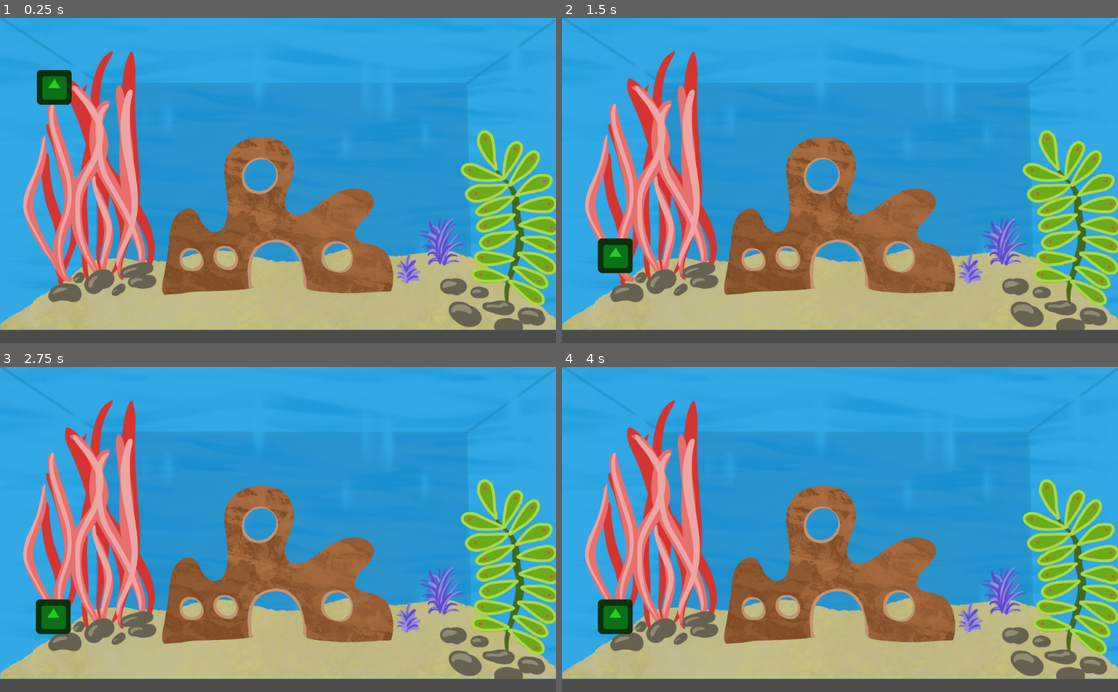
Above: before the commit, frames 1-4 (two rows, left to right).
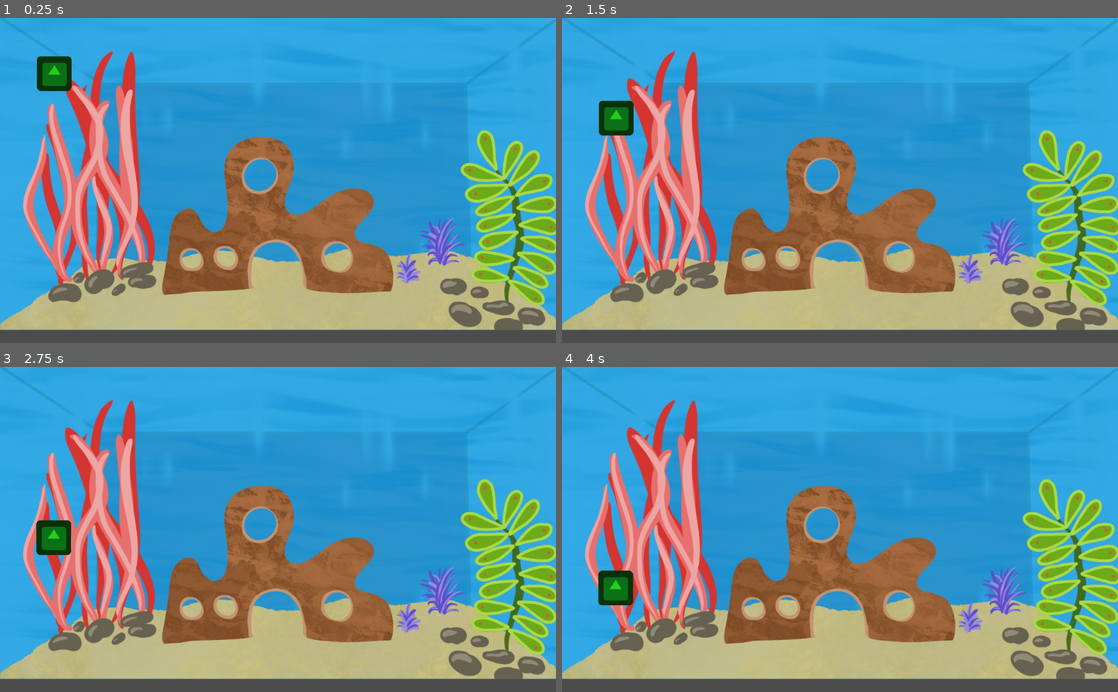
Above: after the commit, the same moments.

Repository: Quinnsicle/Aquarium
Game: Godot game, scene res://Scenes/Aquarium.tscn
Two runs of this game, one before a commit and one after it. Both use one fixed random seed, a clock stepped at 60 frames per second and the inputs below. The engine's default icon, where the game draws it, is replaced by a stand-in: a white triangle on a blue panel in a dark square.
Inputs (mouse positions are in pixels of both pictures, inside the frame that each line leads up to):
- Up to frame 1 (0.25 s): no input
- Up to frame 2 (1.5 s): move the mouse to (962, 164) at 0.52 s; click (962, 164) at 0.6 s; move the mouse to (728, 196) at 1.27 s; click (728, 196) at 1.35 s
- Up to frame 3 (2.75 s): move the mouse to (333, 458) at 2.02 s; click (333, 458) at 2.1 s
- Up to frame 4 (4 s): move the mouse to (812, 594) at 2.77 s; click (812, 594) at 2.85 s; move the mouse to (1006, 578) at 3.52 s; click (1006, 578) at 3.6 s

The runs differ from the first frame. In frame 1, 0.7% of the frame differs, in the area x 6-13%, y 11-27%; in frame 2, 1.4%; in frame 3, 1.4%, in the area x 6-13%, y 47-83%; in frame 4, 1.2%.

Commit message:
Fish movement

Diff:
--- a/Scripts/Fish.gd
+++ b/Scripts/Fish.gd
@@ -4,7 +4,7 @@
 var state = states.ROAM
 
 var anim_state
-var speed = 25
+var speed = 250
 var in_action = false
 
 # For roaming
@@ -39,11 +39,13 @@
 	#velocity = move_and_slide(velocity * delta)
 
 func _physics_process(delta):
-	if((self.get_position() - move_target).length() > 0.2):
+	if((self.get_position() - move_target).length() > 5):
+		# not at target destination, lerp there
 		t += delta / speed
-		print(position)
 		position = position.linear_interpolate(move_target, t)
-		#self.move_and_slide(move_target * speed * delta)
+	else:
+		# at target destination, choose another action
+		choose_action()
 
 func choose_action():
 	print("choose action")
@@ -68,8 +70,7 @@
 			move_target.x = rand.randf_range(0, screen_size.x)
 			move_target.y = rand.randf_range(0, screen_size.y)
 			print("roam to (", move_target.x, move_target.y, ")")
-			velocity = velocity.move_toward(move_target, speed)
-			print(velocity)
+			t = 0
 			#tween.interpolate_property(self, "position", self.position, move_target, 8, Tween.TRANS_EXPO, Tween.EASE_IN_OUT)
 
 
Not shown, changed: .gitignore
